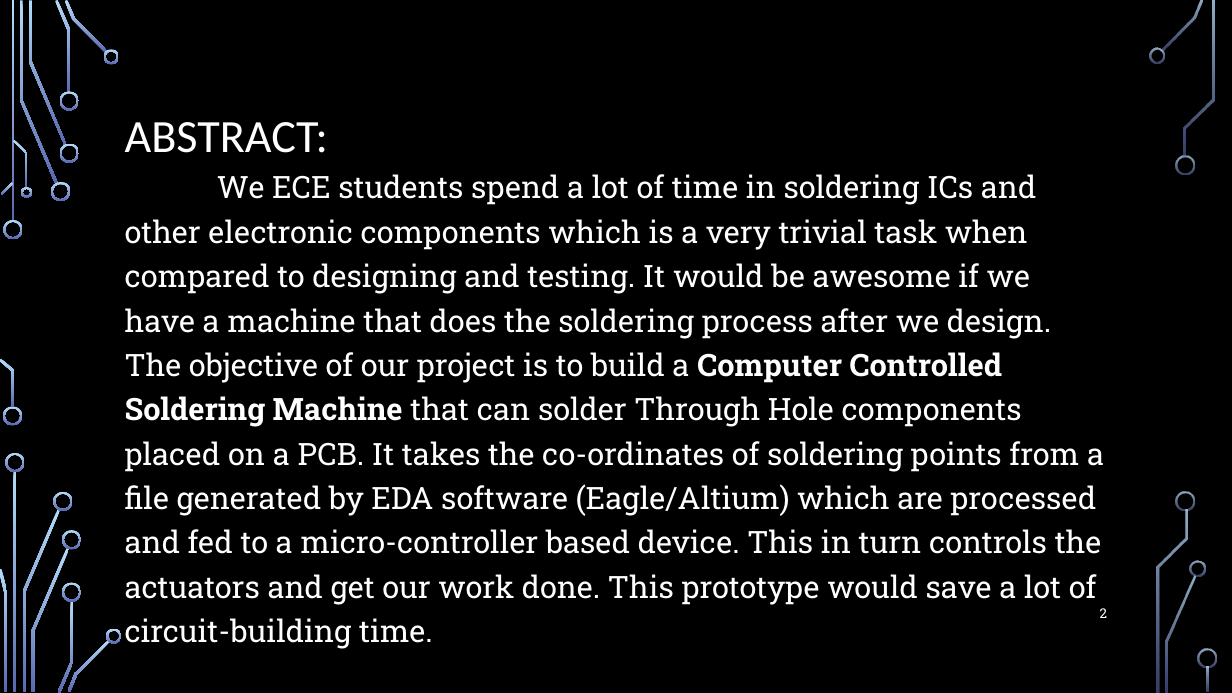
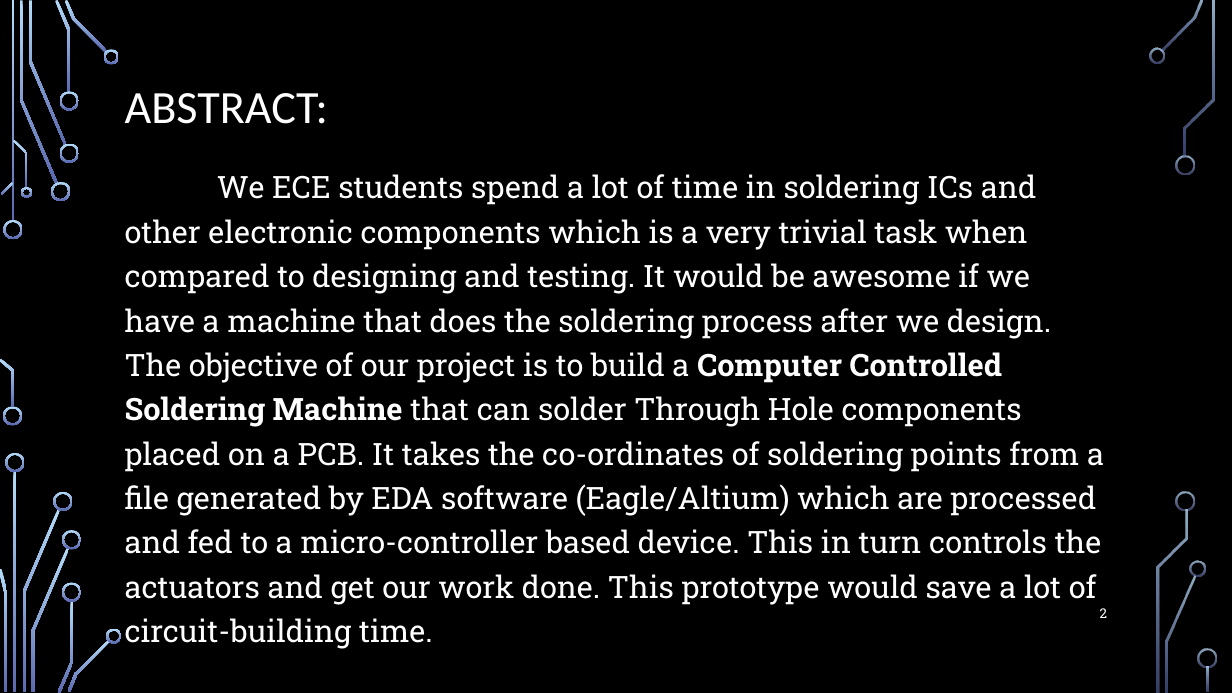
Before and after one commit to kasi2809/plotter_mini_rceg, a slide deck: slide 2 of automated_soldering_machine.pptx. Drawn at 1232x693 pixels with LibreOffice and Linux fonts; fonts in the diff are those of the drawing; background and template pictures are left out. Boxes give left, top, right and bottom in pixels: in the first picture for what was removed or moved away, otherwise in the second. Text is boxed around its words. In the diff, an @@ line names an element or a change of style, - is before the commit and + after.

```diff
--- a/automated_soldering_machine.pptx
+++ b/automated_soldering_machine.pptx
@@ title "ABSTRACT:": place and size @@
-title "ABSTRACT:" at box(125, 122, 328, 153)
+title "ABSTRACT:" at box(125, 93, 328, 124)
```
Also in this commit, not shown: 3 other slides changed.
